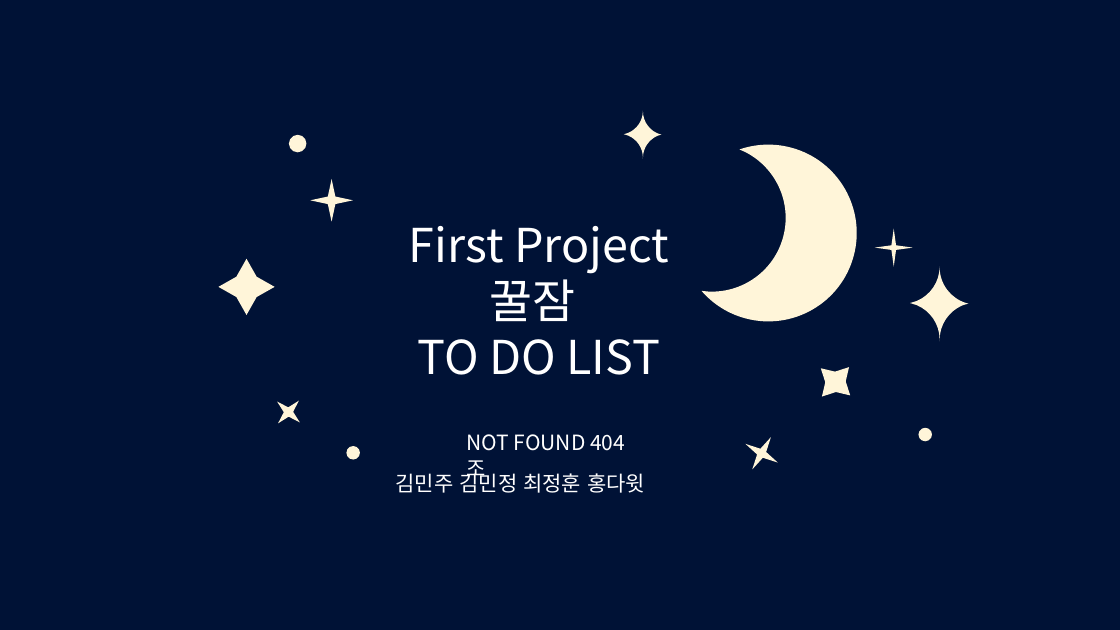
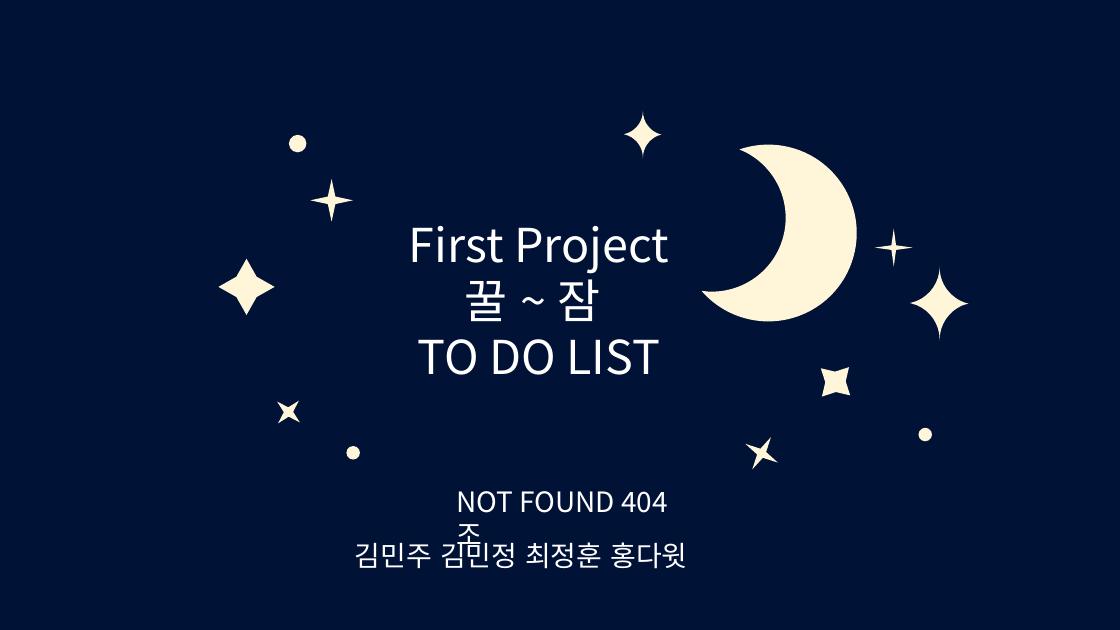
Before and after one commit to 0817php-404NFT/todolist, a slide deck: slide 1 of doc/꿀잠_todolist_ppt.pptx. Drawn at 1120x630 pixels with LibreOffice and Linux fonts; fonts in the diff are those of the drawing. Boxes give left, top, right and bottom in pixels: in the first picture for what was removed or moved away, otherwise in the second. Text is boxed around its words. In the diff, an @@ line names an element or a change of style, - is before the commit and + after.

Commit message:
1012 ppt

```diff
--- a/doc/꿀잠_todolist_ppt.pptx
+++ b/doc/꿀잠_todolist_ppt.pptx
@@ text at (465,271,600,322): text changed @@
-꿀잠
+꿀 ~ 잠
@@ text "NOT FOUND 404조": place and size @@
-text "NOT FOUND 404조" at (466,434,586,451)
+text "NOT FOUND 404조" at (456,491,615,513)
@@ text "NOT FOUND 404조" at (456,491,615,513): size 18 to 24 pt @@
@@ text "김민주 김민정 최정훈 홍다윗" at (355,538,687,569): size 18 to 24 pt @@
@@ text "김민주 김민정 최정훈 홍다윗": place and size @@
-text "김민주 김민정 최정훈 홍다윗" at (396,471,645,493)
+text "김민주 김민정 최정훈 홍다윗" at (355,538,687,569)
```
Also in this commit, not shown: 3 other slides changed, 6 slides added.
